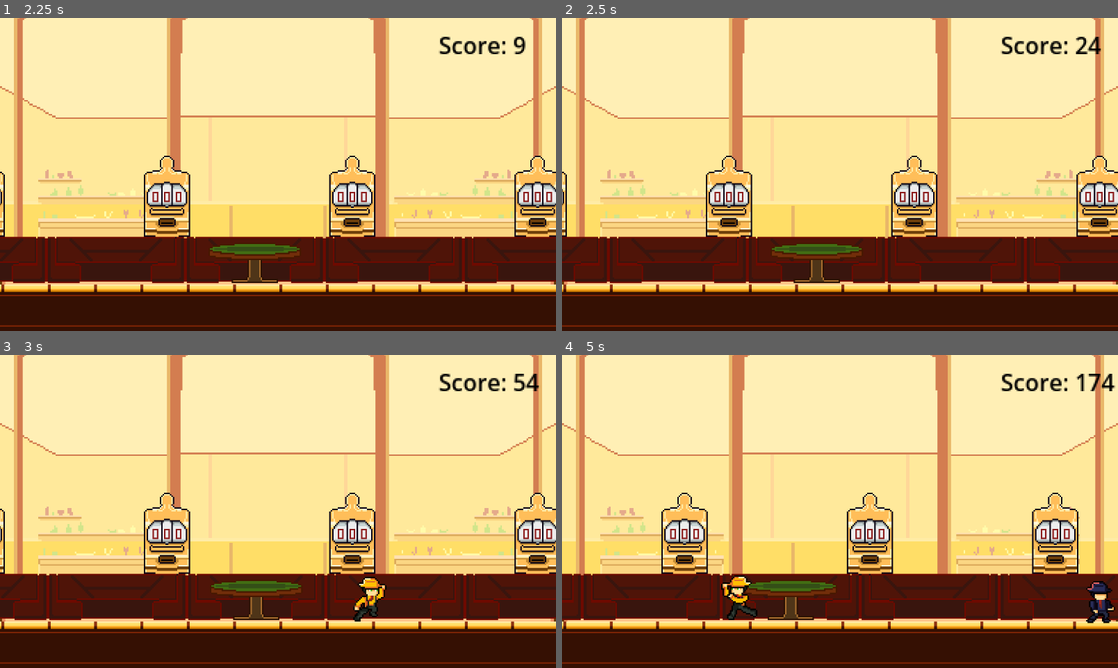
Above: before the commit, frames 1-4 (two rows, left to right).
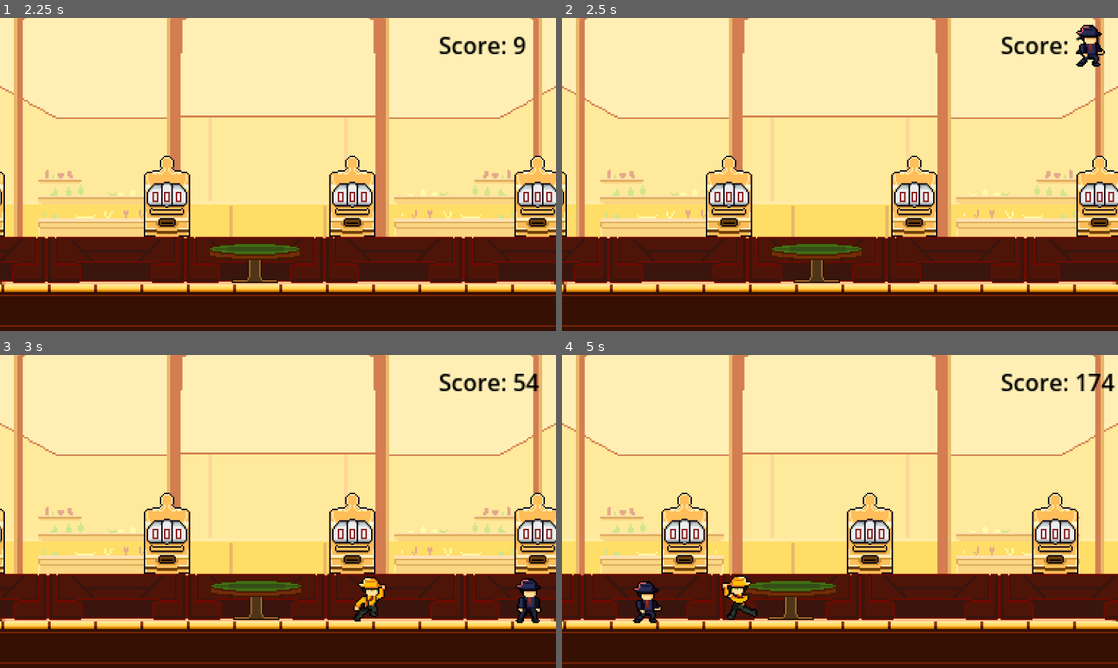
Above: after the commit, the same moments.

Repository: Ruilesser/GamePop
Game: Godot game, scene res://scenes/game/Start_Menu.tscn
The game is run twice, just before and just after one commit, with the same random seed, the same clock (stepped at 60 frames per second) and the same inputs.
Inputs:
- Up to frame 1 (2.25 s): click "Rules" at 0.5 s; click "Go Back" at 1.25 s; click "Play Game!" at 2 s
- Up to frame 2 (2.5 s): no input
- Up to frame 3 (3 s): tap Enter (ui_accept) at 2.75 s; hold Right (ui_right) from 2.78 s (still down)
- Up to frame 4 (5 s): tap Enter (ui_accept) at 3.02, 3.77 s; release Right (ui_right) at 4.28 s; hold Left (ui_left) from 4.28 s (still down)

Frame 1 is identical in both runs. In frame 2, 0.4% of the frame differs, in the area x 92-98%, y 2-16%; in frame 3, 0.5%; in frame 4, 0.9%, in the area x 12-100%, y 72-86%.

Commit message:
move enemy closer for testing

Diff:
--- a/scenes/game/Game.tscn
+++ b/scenes/game/Game.tscn
@@ -414,4 +414,4 @@
 [node name="Enemies" type="Node" parent="."]
 
 [node name="BasicEnemy" parent="Enemies" instance=ExtResource("7_horas")]
-position = Vector2(549, 170)
+position = Vector2(236, 151)
